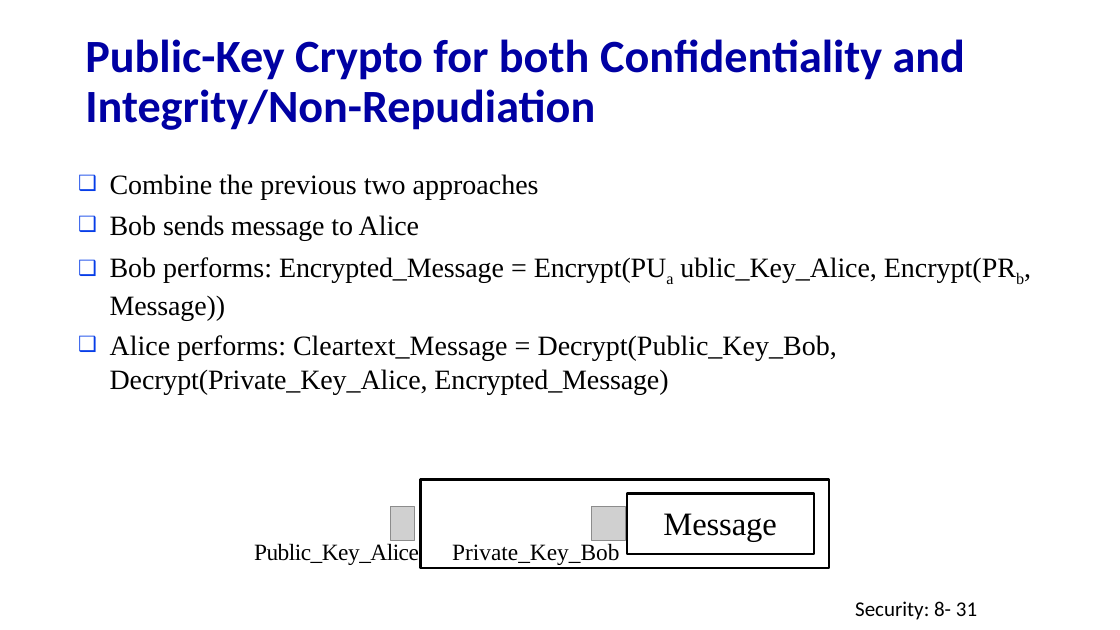
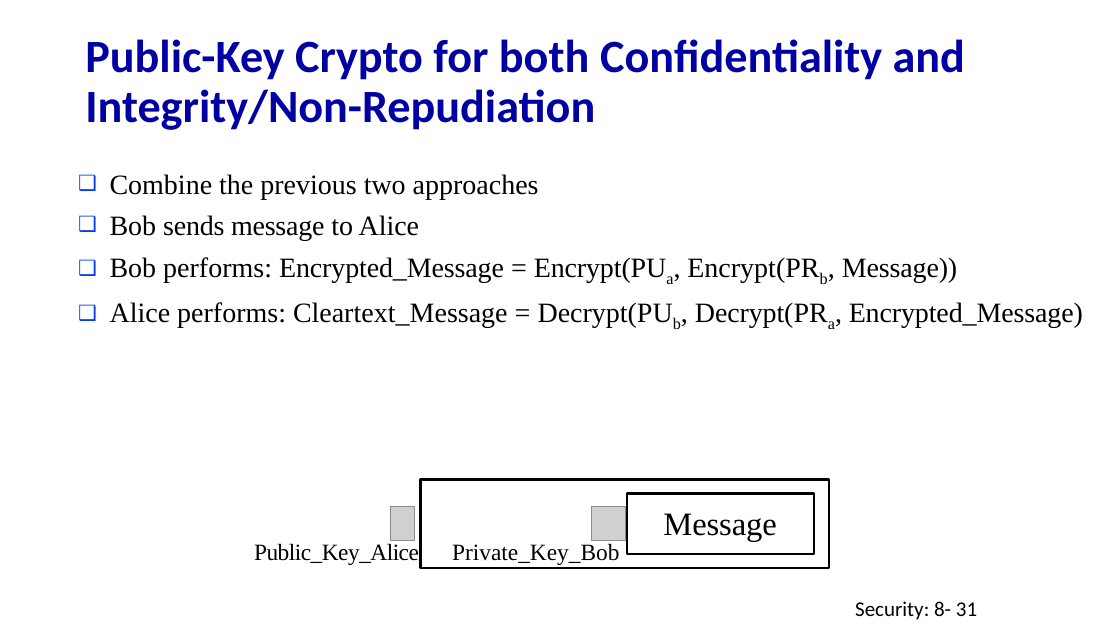
Before and after one commit to guhofstra/CSC175Sp26, a slide deck: slide 31 of PPTs/Lecture 15 - Network Security.pptx. Drawn at 1120x630 pixels with LibreOffice and Linux fonts; fonts in the diff are those of the drawing; grey boxes stand for pictures. Boxes give left, top, right and bottom in pixels: in the first picture for what was removed or moved away, otherwise in the second. Text is boxed around its words. In the diff, an @@ line names an element or a change of style, - is before the commit and + after.

```diff
--- a/PPTs/Lecture 15 - Network Security.pptx
+++ b/PPTs/Lecture 15 - Network Security.pptx
@@ text at box(110, 257, 1083, 327): text changed @@
-❑ Bob performs: Encrypted_Message = Encrypt(PUa ublic_Key_Alice, Encrypt(PRb, Message))
-❑ Alice performs: Cleartext_Message = Decrypt(Public_Key_Bob, Decrypt(Private_Key_Alice, Encrypted_Message)
+❑ Bob performs: Encrypted_Message = Encrypt(PUa, Encrypt(PRb, Message))
+❑ Alice performs: Cleartext_Message = Decrypt(PUb, Decrypt(PRa, Encrypted_Message)
```
Also in this commit, not shown: 2 other slides changed, 8 other files.
